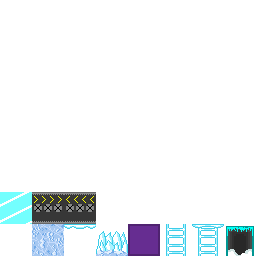
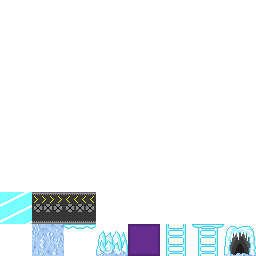
Revision of a layered 256px x 256px image; what changed, layer by layer:
added layer "Layer 2" in group "Kevin's" over [left=224, top=226, right=256, bottom=256]
hid "Door" over [left=226, top=226, right=254, bottom=256]
